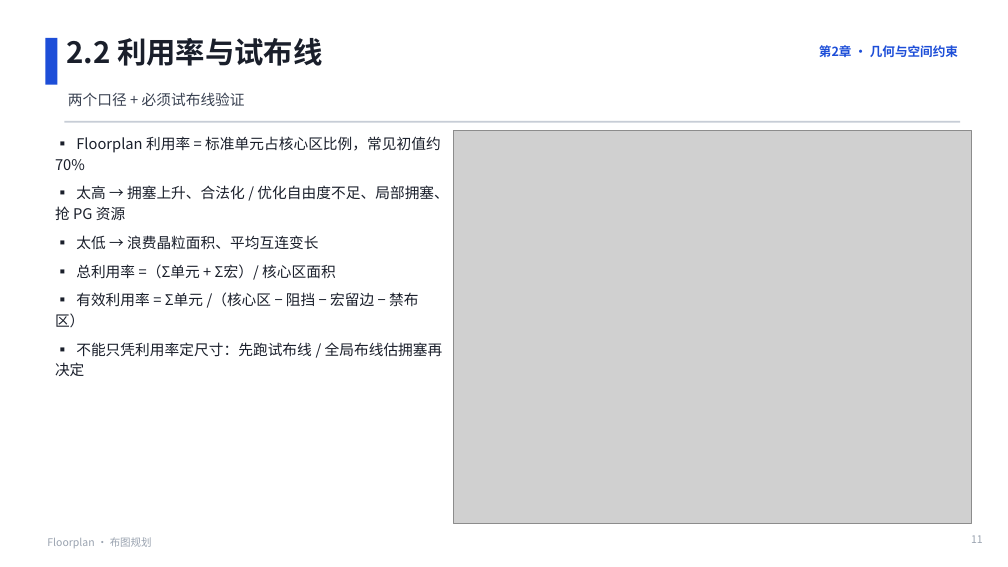
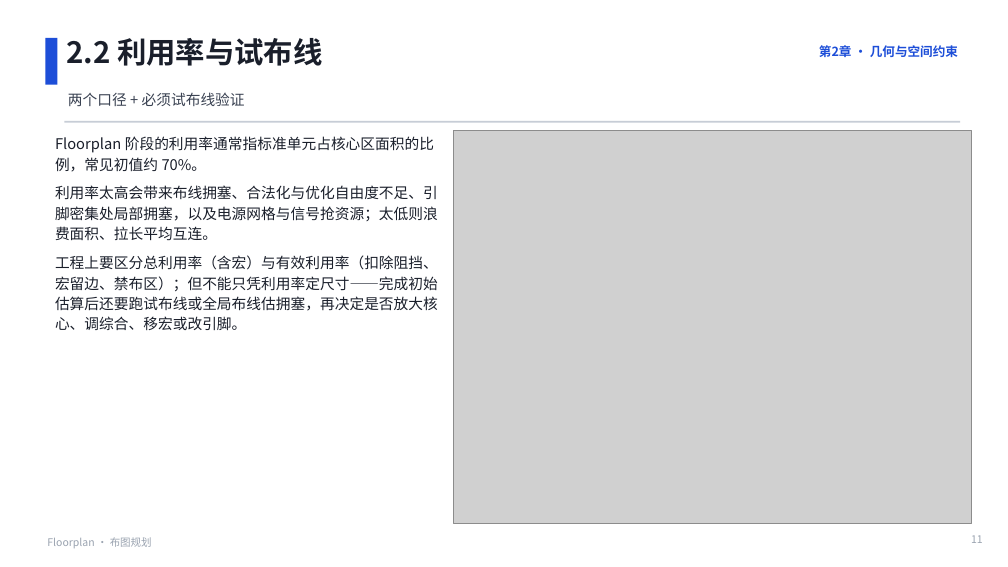
Before and after one commit to JinChengZ18/IC_Learning_Material, a slide deck: slide 11 of IC_Backend_Notes/slides/05_Floorplan.pptx. Drawn at 1008x567 pixels with LibreOffice and Linux fonts; fonts in the diff are those of the drawing; grey boxes stand for pictures. Boxes give left, top, right and bottom in pixels: in the first picture for what was removed or moved away, otherwise in the second. Text is boxed around its words. In the diff, an @@ line names an element or a change of style, - is before the commit and + after.

```diff
--- a/IC_Backend_Notes/slides/05_Floorplan.pptx
+++ b/IC_Backend_Notes/slides/05_Floorplan.pptx
@@ text at box(55, 136, 438, 330): text changed @@
-▪ Floorplan 利用率 = 标准单元占核心区比例，常见初值约 70%
-▪ 太高 → 拥塞上升、合法化 / 优化自由度不足、局部拥塞、抢 PG 资源
-▪ 太低 → 浪费晶粒面积、平均互连变长
-▪ 总利用率 =（Σ单元 + Σ宏）/ 核心区面积
-▪ 有效利用率 = Σ单元 /（核心区 − 阻挡 − 宏留边 − 禁布区）
-▪ 不能只凭利用率定尺寸：先跑试布线 / 全局布线估拥塞再决定
+Floorplan 阶段的利用率通常指标准单元占核心区面积的比例，常见初值约 70%。
+利用率太高会带来布线拥塞、合法化与优化自由度不足、引脚密集处局部拥塞，以及电源网格与信号抢资源；太低则浪费面积、拉长平均互连。
+工程上要区分总利用率（含宏）与有效利用率（扣除阻挡、宏留边、禁布区）；但不能只凭利用率定尺寸——完成初始估算后还要跑试布线或全局布线估拥塞，再决定是否放大核心、调综合、移宏或改引脚。
```
Also in this commit, not shown: 1 other slide changed, 3 other files.
